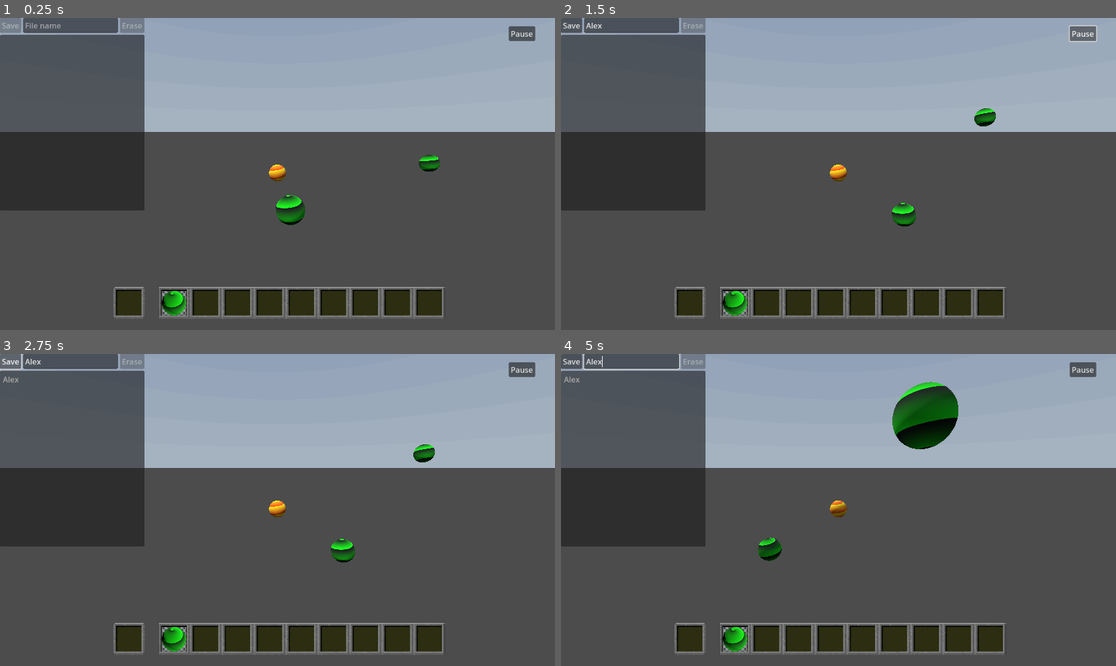
Above: before the commit, frames 1-4 (two rows, left to right).
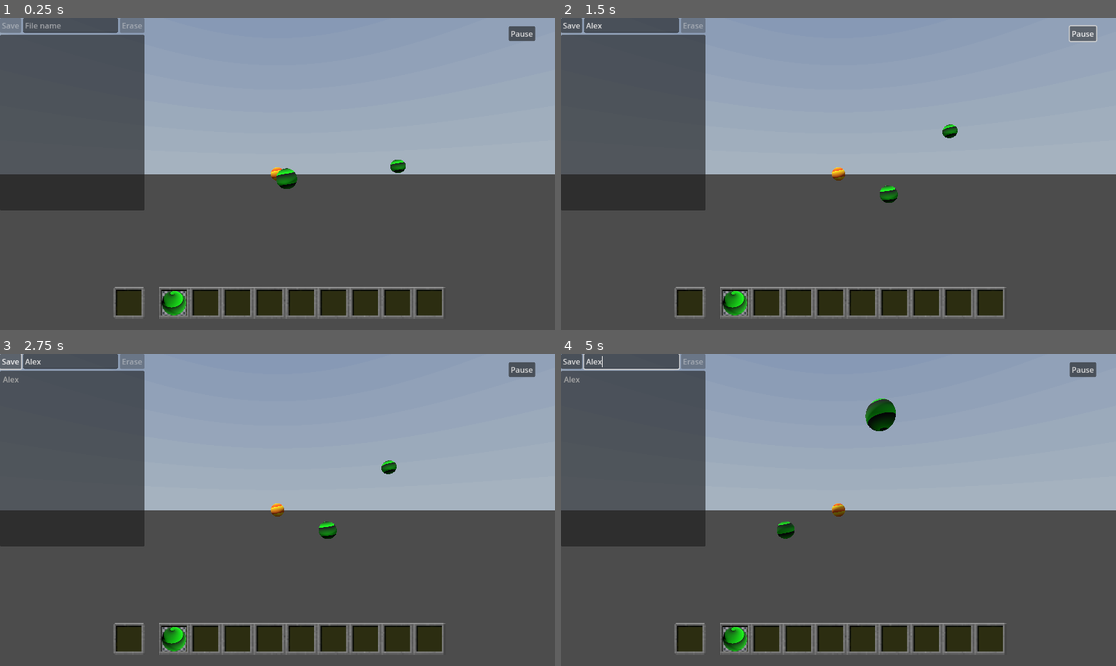
Above: after the commit, the same moments.

Repository: canhotuctor/skylab
Game: Godot game, scene res://gravity_test.tscn
Two runs of this game, one before a commit and one after it. Both use one fixed random seed, a clock stepped at 60 frames per second and the inputs below. A sky picture missing from this copy of the repository is replaced by a grey-blue gradient.
Inputs (mouse positions are in pixels of both pictures, inside the frame that each line leads up to):
- Up to frame 1 (0.25 s): no input
- Up to frame 2 (1.5 s): click (633, 24) at 0.52 s; type "Alex" at 0.6 s; click "Pause" at 1.25 s
- Up to frame 3 (2.75 s): click "Save" at 2 s
- Up to frame 4 (5 s): move the mouse to (960, 494) at 2.77 s; hold Right (ui_right) 2.78-3.5 s; tap Mouse wheel down (scroll_down, bound only after the commit) at 2.85, 4.35 s; click (960, 494) at 2.92 s; tap Mouse wheel up (scroll_up, bound only after the commit) at 3.05, 4.55 s; drag from (727, 525) to (810, 572) at 3.52 s; tap Enter at 4.25 s; move the mouse to (894, 441) at 4.27 s; hold Right (ui_right) from 4.28 s (still down); click (894, 441) at 4.42 s

The runs differ from the first frame. In frame 1, 14% of the frame differs, in the area x 0-100%, y 36-67%; in frame 2, 14%; in frame 3, 14%; in frame 4, 16%, in the area x 0-100%, y 8-67%.

Commit message:
Zoom in out

Diff:
--- a/Gravity Object/CameraPivot.gd
+++ b/Gravity Object/CameraPivot.gd
@@ -1,5 +1,6 @@
 extends Node3D
 
+@onready var camera = %Camera3D
 
 # Called when the node enters the scene tree for the first time.
 func _ready():
@@ -16,3 +17,7 @@
 		rotation.x += (-delta)
 	if Input.is_action_pressed("ui_down"):
 		rotation.x += (delta)
+	if Input.is_action_just_released("scroll_up"):
+		camera.position.z *= exp(-delta*10)
+	if Input.is_action_just_released("scroll_down"):
+		camera.position.z *= exp(delta*10)
--- a/gravity_test.tscn
+++ b/gravity_test.tscn
@@ -39,7 +39,7 @@
 
 [node name="Camera3D" type="Camera3D" parent="CameraPivot"]
 unique_name_in_owner = true
-transform = Transform3D(1, 0, 0, 0, 0.979589, 0.20101, 0, -0.20101, 0.979589, 0, 2.35527, 11.7819)
+transform = Transform3D(1, 0, 0, 0, 1, 0, 0, 0, 1, 0, 0, 15)
 
 [node name="GravityObject" type="RigidBody3D" parent="."]
 mass = 10.0
--- a/project.godot
+++ b/project.godot
@@ -45,6 +45,16 @@
 , Object(InputEventKey,"resource_local_to_scene":false,"resource_name":"","device":-1,"window_id":0,"alt_pressed":false,"shift_pressed":false,"ctrl_pressed":false,"meta_pressed":false,"pressed":false,"keycode":0,"physical_keycode":83,"key_label":0,"unicode":115,"echo":false,"script":null)
 ]
 }
+scroll_up={
+"deadzone": 0.5,
+"events": [Object(InputEventMouseButton,"resource_local_to_scene":false,"resource_name":"","device":-1,"window_id":0,"alt_pressed":false,"shift_pressed":false,"ctrl_pressed":false,"meta_pressed":false,"button_mask":8,"position":Vector2(316, 17),"global_position":Vector2(320, 60),"factor":1.0,"button_index":4,"pressed":true,"double_click":false,"script":null)
+]
+}
+scroll_down={
+"deadzone": 0.5,
+"events": [Object(InputEventMouseButton,"resource_local_to_scene":false,"resource_name":"","device":-1,"window_id":0,"alt_pressed":false,"shift_pressed":false,"ctrl_pressed":false,"meta_pressed":false,"button_mask":16,"position":Vector2(306, 14),"global_position":Vector2(310, 57),"factor":1.0,"button_index":5,"pressed":true,"double_click":false,"script":null)
+]
+}
 
 [input_devices]
 
